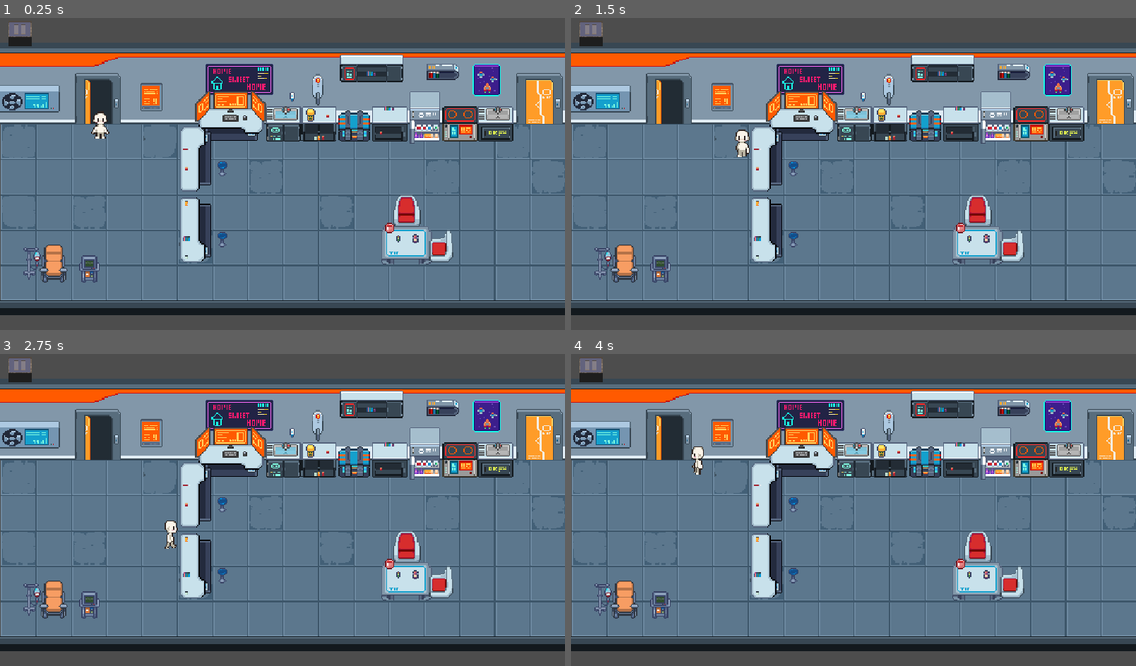
Above: before the commit, frames 1-4 (two rows, left to right).
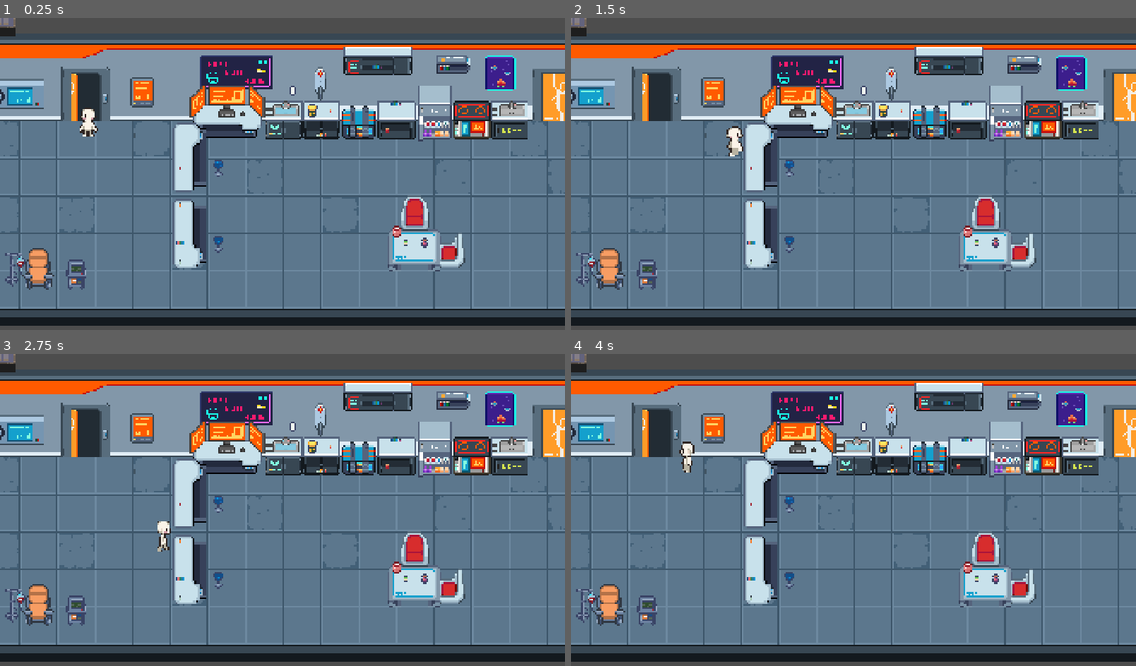
Above: after the commit, the same moments.

Repository: Elytridfly/Dr.Chrome
Game: Godot game, scene res://scenes/game.tscn
Same seed, same stepped clock (60 frames per second), same inputs: the game is played once before the commit and once after it.
Inputs (mouse positions are in pixels of both pictures, inside the frame that each line leads up to):
- Up to frame 1 (0.25 s): no input
- Up to frame 2 (1.5 s): move the mouse to (977, 161) at 0.52 s; hold D (right) 0.53-1.28 s; click (977, 161) at 0.6 s; move the mouse to (740, 192) at 1.27 s; hold S (down) from 1.28 s (still down); tap Space (interact) at 1.35 s
- Up to frame 3 (2.75 s): click (169, 528) at 1.55 s; move the mouse to (339, 444) at 2.02 s; release S (down) at 2.03 s; hold D (right) from 2.03 s (still down); click (339, 444) at 2.1 s
- Up to frame 4 (4 s): move the mouse to (825, 575) at 2.77 s; release D (right) at 2.78 s; hold W (up) 2.78-3.53 s; click (825, 575) at 2.85 s; move the mouse to (1023, 559) at 3.52 s; hold A (left) from 3.53 s (still down); tap Space (interact) at 3.6 s; click (1023, 559) at 3.8 s

The runs differ from the first frame. In frame 1, 37% of the frame differs, in the area x 0-100%, y 0-99%; in frame 2, 37%; in frame 3, 37%; in frame 4, 37%.

Commit message:
pause menu

Diff:
--- a/dr.chrome/project.godot
+++ b/dr.chrome/project.godot
@@ -17,6 +17,10 @@
 
 [display]
 
+window/size/viewport_width=1920
+window/size/viewport_height=1080
+window/size/mode=2
+window/size/initial_position_type=0
 window/stretch/mode="canvas_items"
 window/stretch/aspect="expand"
 
@@ -52,6 +56,16 @@
 , Object(InputEventKey,"resource_local_to_scene":false,"resource_name":"","device":-1,"window_id":0,"alt_pressed":false …(183 unchanged characters)…
 ]
 }
+esc={
+"deadzone": 0.2,
+"events": [Object(InputEventKey,"resource_local_to_scene":false,"resource_name":"","device":-1,"window_id":0,"alt_pressed":false,"shift_pressed":false,"ctrl_pressed":false,"meta_pressed":false,"pressed":false,"keycode":0,"physical_keycode":4194305,"key_label":0,"unicode":0,"location":0,"echo":false,"script":null)
+]
+}
+click={
+"deadzone": 0.2,
+"events": [Object(InputEventMouseButton,"resource_local_to_scene":false,"resource_name":"","device":-1,"window_id":0,"alt_pressed":false,"shift_pressed":false,"ctrl_pressed":false,"meta_pressed":false,"button_mask":0,"position":Vector2(0, 0),"global_position":Vector2(0, 0),"factor":1.0,"button_index":1,"canceled":false,"pressed":false,"double_click":false,"script":null)
+]
+}
 
 [physics]
 
--- a/dr.chrome/scenes/game.tscn
+++ b/dr.chrome/scenes/game.tscn
@@ -7,6 +7,8 @@
 [ext_resource type="Texture2D" uid="uid://b2ebkgvgowcqj" path="res://assets/Topdown Hospital/Spritesheets/spritesheet_hospital_lab.png" id="4_iywne"]
 [ext_resource type="Texture2D" uid="uid://bcwdbg27tukqi" path="res://assets/Topdown Hospital/Spritesheets/spritesheet_hospital_maternity.png" id="5_p57ef"]
 [ext_resource type="Texture2D" uid="uid://cdrqvk2ffbxnj" path="res://assets/Science UI/Science UI/Pause_Button.png" id="7_u5sy4"]
+[ext_resource type="Script" uid="uid://vwt06xuycmtm" path="res://scripts/UI.gd" id="8_0tnpc"]
+[ext_resource type="PackedScene" uid="uid://8kvu0untjq7k" path="res://scenes/pause_menu.tscn" id="8_gee14"]
 
 [sub_resource type="TileSetAtlasSource" id="TileSetAtlasSource_lnu2h"]
 texture = ExtResource("2_yqjtg")
@@ -488,6 +490,8 @@
 [sub_resource type="WorldBoundaryShape2D" id="WorldBoundaryShape2D_1vivr"]
 distance = -138.0
 
+[sub_resource type="RectangleShape2D" id="RectangleShape2D_1vivr"]
+
 [node name="Game" type="Node2D" unique_id=1491512574]
 
 [node name="TileMap" type="TileMap" parent="." unique_id=455236952]
@@ -499,17 +503,6 @@
 layer_2/name = "Layer2"
 layer_2/tile_data = PackedInt32Array(-65537, 1835008, 2, -131077, 851968, 6, 262149, 2490368, 16, -262133, 2490368, 6,  …(407 unchanged characters)…
 
-[node name="Player" parent="." unique_id=1888553610 instance=ExtResource("1_uwrxv")]
-position = Vector2(-166, -13)
-
-[node name="Camera2D" type="Camera2D" parent="." unique_id=1778874411]
-position = Vector2(-1, 32)
-zoom = Vector2(2.25, 2.25)
-
-[node name="PauseButton" type="Sprite2D" parent="Camera2D" unique_id=1150513617]
-position = Vector2(-238, -130)
-texture = ExtResource("7_u5sy4")
-
 [node name="StaticBody2D" type="StaticBody2D" parent="." unique_id=1248504717]
 visible = false
 position = Vector2(1, 1)
@@ -526,3 +519,26 @@
 position = Vector2(128, 0)
 rotation = 4.712389
 shape = SubResource("WorldBoundaryShape2D_1vivr")
+
+[node name="Player" parent="." unique_id=1888553610 instance=ExtResource("1_uwrxv")]
+position = Vector2(-166, -13)
+
+[node name="Camera2D" type="Camera2D" parent="." unique_id=1778874411]
+position = Vector2(-1, 32)
+zoom = Vector2(4, 4)
+
+[node name="PauseButton" type="Sprite2D" parent="." unique_id=1150513617]
+position = Vector2(-239, -98)
+texture = ExtResource("7_u5sy4")
+
+[node name="Area2D" type="Area2D" parent="PauseButton" unique_id=1721249268]
+script = ExtResource("8_0tnpc")
+
+[node name="CollisionShape2D" type="CollisionShape2D" parent="PauseButton/Area2D" unique_id=1000813439]
+shape = SubResource("RectangleShape2D_1vivr")
+
+[node name="CanvasLayer" type="CanvasLayer" parent="." unique_id=2104295858]
+
+[node name="PauseMenu" parent="CanvasLayer" unique_id=234955865 instance=ExtResource("8_gee14")]
+
+[connection signal="input_event" from="PauseButton/Area2D" to="CanvasLayer/PauseMenu" method="_on_area_2d_input_event"]
--- /dev/null
+++ b/dr.chrome/scenes/pause_menu.gdshader
@@ -0,0 +1,9 @@
+shader_type canvas_item;
+uniform sampler2D SCREEN_TEXTURE: hint_screen_texture, filter_linear_mipmap;
+
+uniform float lod: hint_range(0.0, 5) = 0.0;
+
+void fragment(){
+	vec4 color = texture(SCREEN_TEXTURE, SCREEN_UV, lod);
+	COLOR = color;
+}
--- /dev/null
+++ b/dr.chrome/scenes/pause_menu.tscn
@@ -0,0 +1,185 @@
+[gd_scene format=3 uid="uid://8kvu0untjq7k"]
+
+[ext_resource type="Script" uid="uid://lp84lp0nmt2j" path="res://scripts/pause_menu.gd" id="1_myx47"]
+[ext_resource type="Shader" uid="uid://cf735wq66cg5d" path="res://scenes/pause_menu.gdshader" id="1_n87rw"]
+
+[sub_resource type="ShaderMaterial" id="ShaderMaterial_trsbb"]
+shader = ExtResource("1_n87rw")
+shader_parameter/lod = 0.0
+
+[sub_resource type="Animation" id="Animation_n87rw"]
+length = 0.001
+tracks/0/type = "bezier"
+tracks/0/imported = false
+tracks/0/enabled = true
+tracks/0/path = NodePath("ColorRect:material:shader_parameter/lod")
+tracks/0/interp = 1
+tracks/0/loop_wrap = true
+tracks/0/keys = {
+"handle_modes": PackedInt32Array(0),
+"points": PackedFloat32Array(0, -0.15, 0, 0.15, 0),
+"times": PackedFloat32Array(0)
+}
+tracks/1/type = "bezier"
+tracks/1/imported = false
+tracks/1/enabled = true
+tracks/1/path = NodePath("PanelContainer:modulate:r")
+tracks/1/interp = 1
+tracks/1/loop_wrap = true
+tracks/1/keys = {
+"handle_modes": PackedInt32Array(0),
+"points": PackedFloat32Array(1, -0.0005, 0, 0.0005, 0),
+"times": PackedFloat32Array(0)
+}
+tracks/2/type = "bezier"
+tracks/2/imported = false
+tracks/2/enabled = true
+tracks/2/path = NodePath("PanelContainer:modulate:g")
+tracks/2/interp = 1
+tracks/2/loop_wrap = true
+tracks/2/keys = {
+"handle_modes": PackedInt32Array(0),
+"points": PackedFloat32Array(1, -0.0005, 0, 0.0005, 0),
+"times": PackedFloat32Array(0)
+}
+tracks/3/type = "bezier"
+tracks/3/imported = false
+tracks/3/enabled = true
+tracks/3/path = NodePath("PanelContainer:modulate:b")
+tracks/3/interp = 1
+tracks/3/loop_wrap = true
+tracks/3/keys = {
+"handle_modes": PackedInt32Array(0),
+"points": PackedFloat32Array(1, -0.0005, 0, 0.0005, 0),
+"times": PackedFloat32Array(0)
+}
+tracks/4/type = "bezier"
+tracks/4/imported = false
+tracks/4/enabled = true
+tracks/4/path = NodePath("PanelContainer:modulate:a")
+tracks/4/interp = 1
+tracks/4/loop_wrap = true
+tracks/4/keys = {
+"handle_modes": PackedInt32Array(0),
+"points": PackedFloat32Array(0, -0.0005, 0, 0.0005, 0),
+"times": PackedFloat32Array(0)
+}
+
+[sub_resource type="Animation" id="Animation_myx47"]
+resource_name = "blur"
+length = 0.3
+tracks/0/type = "bezier"
+tracks/0/imported = false
+tracks/0/enabled = true
+tracks/0/path = NodePath("ColorRect:material:shader_parameter/lod")
+tracks/0/interp = 1
+tracks/0/loop_wrap = true
+tracks/0/keys = {
+"handle_modes": PackedInt32Array(0, 2),
+"points": PackedFloat32Array(0, -0.15, 0, 0.15, 0, 0.85, -0.050000004, -0.14166668, 0, 0),
+"times": PackedFloat32Array(0, 0.3)
+}
+tracks/1/type = "bezier"
+tracks/1/imported = false
+tracks/1/enabled = true
+tracks/1/path = NodePath("PanelContainer:modulate:r")
+tracks/1/interp = 1
+tracks/1/loop_wrap = true
+tracks/1/keys = {
+"handle_modes": PackedInt32Array(0, 2),
+"points": PackedFloat32Array(1, -0.0005, 0, 0.0005, 0, 1, -0.04983334, 0, 0, 0),
+"times": PackedFloat32Array(0.0009999999, 0.3)
+}
+tracks/2/type = "bezier"
+tracks/2/imported = false
+tracks/2/enabled = true
+tracks/2/path = NodePath("PanelContainer:modulate:g")
+tracks/2/interp = 1
+tracks/2/loop_wrap = true
+tracks/2/keys = {
+"handle_modes": PackedInt32Array(0, 2),
+"points": PackedFloat32Array(1, -0.0005, 0, 0.0005, 0, 1, -0.04983334, 0, 0, 0),
+"times": PackedFloat32Array(0.0009999999, 0.3)
+}
+tracks/3/type = "bezier"
+tracks/3/imported = false
+tracks/3/enabled = true
+tracks/3/path = NodePath("PanelContainer:modulate:b")
+tracks/3/interp = 1
+tracks/3/loop_wrap = true
+tracks/3/keys = {
+"handle_modes": PackedInt32Array(0, 2),
+"points": PackedFloat32Array(1, -0.0005, 0, 0.0005, 0, 1, -0.04983334, 0, 0, 0),
+"times": PackedFloat32Array(0.0009999999, 0.3)
+}
+tracks/4/type = "bezier"
+tracks/4/imported = false
+tracks/4/enabled = true
+tracks/4/path = NodePath("PanelContainer:modulate:a")
+tracks/4/interp = 1
+tracks/4/loop_wrap = true
+tracks/4/keys = {
+"handle_modes": PackedInt32Array(0, 2),
+"points": PackedFloat32Array(0, -0.0005, 0, 0.0005, 0, 1, -0.04983334, -0.16666667, 0, 0),
+"times": PackedFloat32Array(0.0009999999, 0.3)
+}
+
+[sub_resource type="AnimationLibrary" id="AnimationLibrary_kukqi"]
+_data = {
+&"RESET": SubResource("Animation_n87rw"),
+&"blur": SubResource("Animation_myx47")
+}
+
+[node name="PauseMenu" type="Control" unique_id=234955865]
+process_mode = 3
+layout_mode = 3
+anchors_preset = 15
+anchor_right = 1.0
+anchor_bottom = 1.0
+grow_horizontal = 2
+grow_vertical = 2
+script = ExtResource("1_myx47")
+
+[node name="ColorRect" type="ColorRect" parent="." unique_id=785917123]
+material = SubResource("ShaderMaterial_trsbb")
+layout_mode = 0
+offset_right = 711.8162
+offset_bottom = 341.6831
+scale = Vector2(2.6973252, 3.160823)
+
+[node name="PanelContainer" type="PanelContainer" parent="." unique_id=2139759872]
+modulate = Color(1, 1, 1, 0)
+layout_mode = 0
+offset_left = 755.0
+offset_top = 280.0
+offset_right = 1261.0
+offset_bottom = 802.0
+
+[node name="VBoxContainer" type="VBoxContainer" parent="PanelContainer" unique_id=244343878]
+layout_mode = 2
+theme_override_constants/separation = 50
+alignment = 1
+
+[node name="Resume" type="Button" parent="PanelContainer/VBoxContainer" unique_id=885497027]
+layout_mode = 2
+theme_override_font_sizes/font_size = 30
+text = "Resume"
+icon_alignment = 1
+
+[node name="Restart" type="Button" parent="PanelContainer/VBoxContainer" unique_id=1827251071]
+layout_mode = 2
+theme_override_font_sizes/font_size = 30
+text = "Restart"
+
+[node name="Quit" type="Button" parent="PanelContainer/VBoxContainer" unique_id=1201708934]
+layout_mode = 2
+theme_override_font_sizes/font_size = 30
+text = "Quit"
+
+[node name="AnimationPlayer" type="AnimationPlayer" parent="." unique_id=107774285]
+libraries/ = SubResource("AnimationLibrary_kukqi")
+
+[connection signal="pressed" from="PanelContainer/VBoxContainer/Resume" to="." method="_on_button_pressed"]
+[connection signal="pressed" from="PanelContainer/VBoxContainer/Resume" to="." method="_on_resume_pressed"]
+[connection signal="pressed" from="PanelContainer/VBoxContainer/Restart" to="." method="_on_restart_pressed"]
+[connection signal="pressed" from="PanelContainer/VBoxContainer/Quit" to="." method="_on_quit_pressed"]
--- /dev/null
+++ b/dr.chrome/scripts/UI.gd
@@ -0,0 +1,11 @@
+extends Area2D
+
+
+func _input_event(viewport, event, shape_idx):
+	if event is InputEventMouseButton \
+	and event.button_index == "click" \
+	and event.is_pressed():
+		self.on_click()
+
+func on_click():
+	print("Click")
--- /dev/null
+++ b/dr.chrome/scripts/pause_menu.gd
@@ -0,0 +1,36 @@
+extends Control
+
+func _ready():
+	$AnimationPlayer.play("RESET")
+
+func resume():
+	get_tree().paused = false
+	$AnimationPlayer.play_backwards("blur")
+
+
+
+func pause():
+	get_tree().paused = true
+	$AnimationPlayer.play("blur")
+
+func testEsc():
+	if Input.is_action_just_pressed("esc") and 	get_tree().paused == false:
+		pause();
+	elif Input.is_action_just_pressed("esc") and 	get_tree().paused == true:
+		resume();
+
+
+func _on_resume_pressed() -> void:
+	resume()
+
+
+func _on_restart_pressed() -> void:
+	resume()
+	get_tree().reload_current_scene()
+
+
+func _on_quit_pressed() -> void:
+	get_tree().quit()
+
+func _process(delta):
+	testEsc()
Not shown, added: dr.chrome/scenes/pause_menu.gdshader.uid
Not shown, added: dr.chrome/scripts/UI.gd.uid
Not shown, added: dr.chrome/scripts/pause_menu.gd.uid
